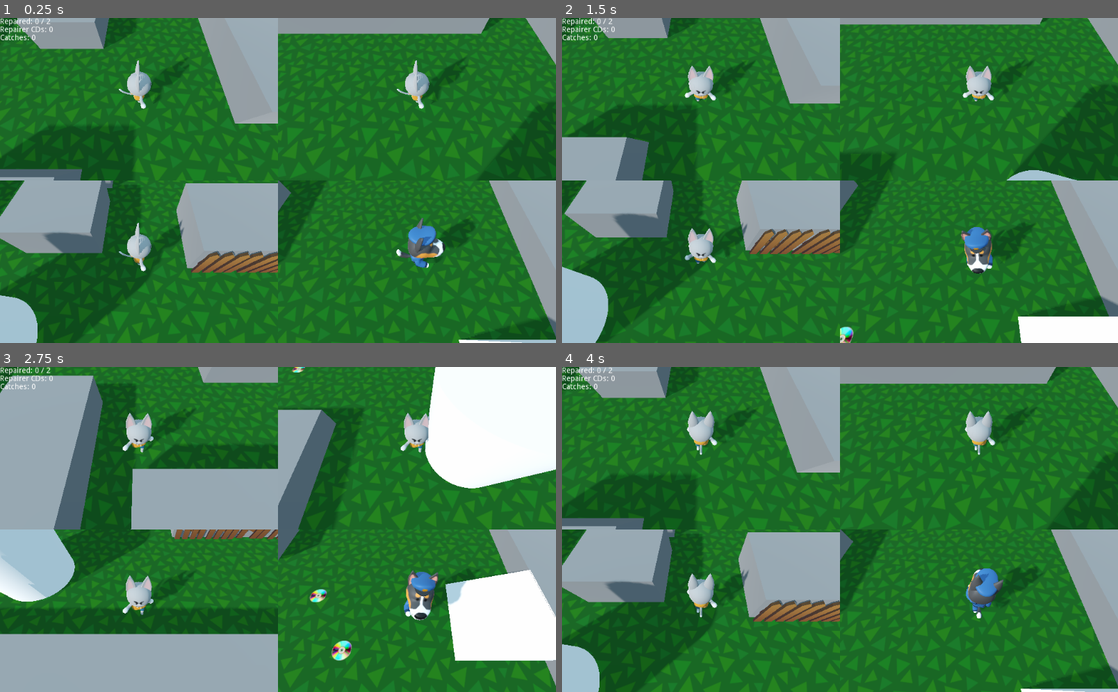
Above: before the commit, frames 1-4 (two rows, left to right).
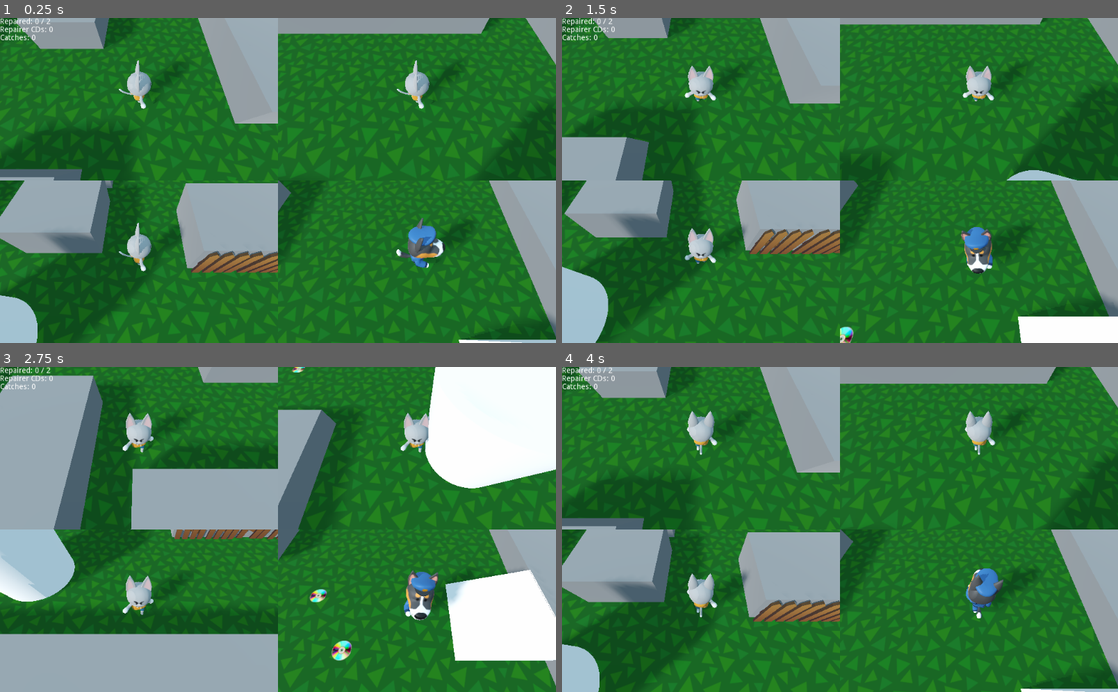
Above: after the commit, the same moments.

Repository: bmolyneaux/GGJ2020
Game: Godot game, scene res://UI/Splitscreen.tscn
The game is run twice, just before and just after one commit, with the same random seed, the same clock (stepped at 60 frames per second) and the same inputs.
Inputs:
- Up to frame 1 (0.25 s): no input
- Up to frame 2 (1.5 s): tap Enter (ui_accept) at 0.5, 0.77 s; hold Right (ui_right) 0.53-1.28 s; tap Space at 0.6 s; hold S from 1.28 s (still down); tap Shift at 1.35 s
- Up to frame 3 (2.75 s): tap Enter (ui_accept) at 1.52 s; release S at 2.03 s; hold Right (ui_right) from 2.03 s (still down); tap Space at 2.1 s
- Up to frame 4 (4 s): release Right (ui_right) at 2.78 s; hold W 2.78-3.53 s; tap Shift at 2.85 s; tap Enter (ui_accept) at 3.02, 3.77 s; hold Left (ui_left) from 3.53 s (still down); tap Space at 3.6 s

The runs differ from the first frame. In frame 1, 0.1% of the frame differs, in the area x 8-100%, y 50-95%; in frame 2, 0.1%, in the area x 9-100%, y 22-90%; in frame 3, less than 0.1%; in frame 4, 0.1%.

Commit message:
Improve performance by reducing shadow map res

Diff:
--- a/project.godot
+++ b/project.godot
@@ -38,4 +38,6 @@
 
 [rendering]
 
+quality/directional_shadow/size=1024
+quality/directional_shadow/size.mobile=1024
 environment/default_environment="res://default_env.tres"
